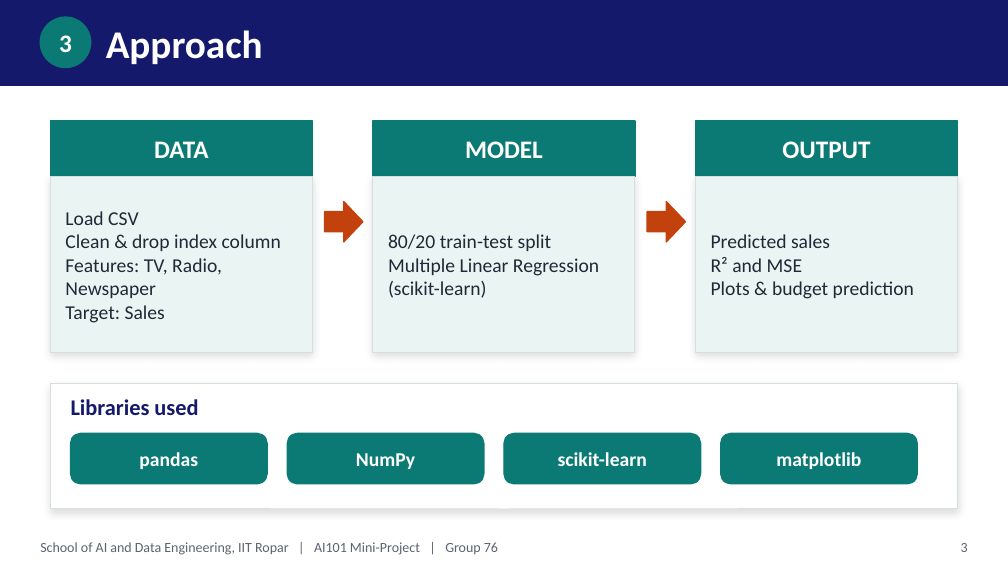
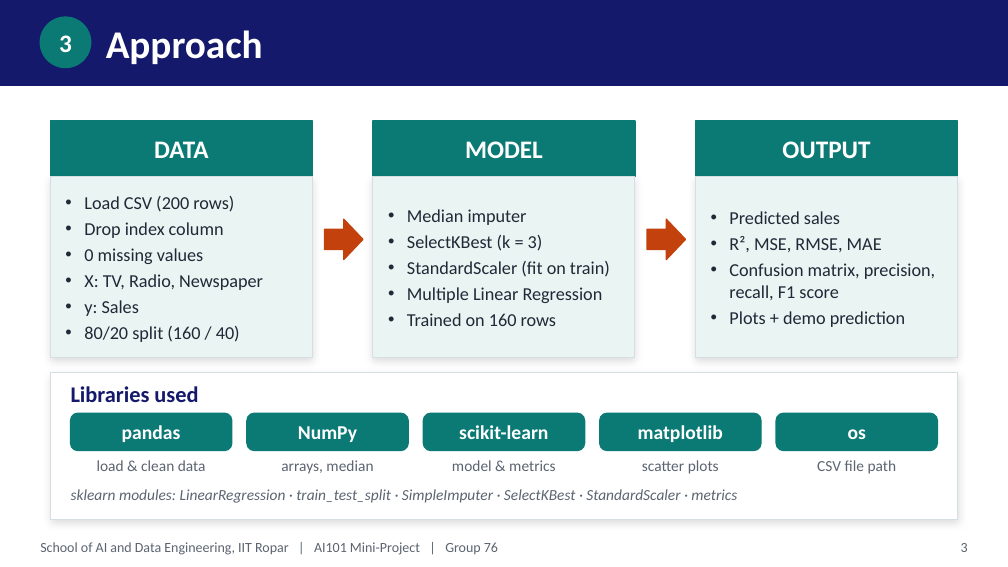
Before and after one commit to 2026aib1092-hash/Mini-Project-Group-76, a slide deck: slide 3 of Group76_Advertising_Sales_Prediction.pptx. Drawn at 1008x567 pixels with LibreOffice and Linux fonts; fonts in the diff are those of the drawing. Boxes give left, top, right and bottom in pixels: in the first picture for what was removed or moved away, otherwise in the second. Text is boxed around its words. In the diff, an @@ line names an element or a change of style, - is before the commit and + after.

```diff
--- a/Group76_Advertising_Sales_Prediction.pptx
+++ b/Group76_Advertising_Sales_Prediction.pptx
@@ rectangle: place and size @@
-rectangle at (50, 176, 312, 353)
+rectangle at (50, 176, 312, 358)
@@ rectangle: place and size @@
-rectangle at (696, 176, 958, 353)
+rectangle at (373, 176, 635, 358)
@@ rectangle: place and size @@
-rectangle at (373, 176, 635, 353)
+rectangle at (696, 176, 958, 358)
@@ text at (84, 196, 263, 342): text changed; size 14 to 13 pt @@
-Load CSV
-Clean & drop index column
-Features: TV, Radio, Newspaper
-Target: Sales
+• Load CSV (200 rows)
+• Drop index column
+• 0 missing values
+• X: TV, Radio, Newspaper
+• y: Sales
+• 80/20 split (160 / 40)
@@ text at (407, 209, 610, 276): text changed; size 14 to 13 pt @@
-80/20 train-test split
+• Median imputer
+• SelectKBest (k = 3)
+• StandardScaler (fit on train)
@@ right arrow: place and size @@
-right arrow at (647, 202, 685, 242)
+right arrow at (325, 219, 363, 259)
@@ right arrow: place and size @@
-right arrow at (325, 202, 363, 242)
+right arrow at (647, 219, 685, 259)
@@ text at (729, 236, 935, 327): text changed; size 14 to 13 pt @@
-R² and MSE
-Plots & budget prediction
+• R², MSE, RMSE, MAE
+• Confusion matrix, precision, recall, F1 score
+• Plots + demo prediction
@@ text at (729, 211, 840, 224): size 14 to 13 pt in "Predicted sales"; bullet none to •; more space between paragraphs @@
@@ text at (407, 287, 603, 303): size 14 to 13 pt in "Multiple Linear Regression"; bullet none to •; more space between paragraphs @@
@@ text at (407, 313, 557, 326): text changed; size 14 to 13 pt @@
-(scikit-learn)
+• Trained on 160 rows
@@ rectangle: place and size @@
-rectangle at (50, 383, 958, 509)
+rectangle at (50, 373, 958, 519)
@@ text "Libraries used": place and size @@
-text "Libraries used" at (71, 399, 198, 415)
+text "Libraries used" at (71, 386, 198, 402)
@@ rounded rectangle "pandas": place and size @@
-rounded rectangle "pandas" at (139, 452, 198, 469)
+rounded rectangle "pandas" at (71, 413, 232, 451)
@@ rounded rectangle "NumPy": place and size @@
-rounded rectangle "NumPy" at (356, 453, 415, 469)
+rounded rectangle "NumPy" at (247, 413, 408, 451)
@@ rounded rectangle "scikit-learn": place and size @@
-rounded rectangle "scikit-learn" at (558, 452, 647, 466)
+rounded rectangle "scikit-learn" at (423, 413, 585, 451)
@@ fill none to #0B7A75; outline none to #0B7A75 1 pt in 4 elements at (71, 413, 232, 451), (247, 413, 408, 451), (423, 413, 585, 451), (600, 413, 761, 451) @@
@@ rounded rectangle "matplotlib": place and size @@
-rounded rectangle "matplotlib" at (776, 452, 861, 469)
+rounded rectangle "matplotlib" at (600, 413, 761, 451)
@@ rounded rectangle added at (776, 413, 937, 451), fill #0B7A75, outline #0B7A75 1 pt, 14 pt, text #FFFFFF, bold @@
+os
@@ rounded rectangle removed at (71, 433, 267, 484) @@
@@ rounded rectangle removed at (287, 433, 484, 484) @@
@@ rounded rectangle removed at (504, 433, 701, 484) @@
@@ rounded rectangle removed at (721, 433, 917, 484) @@
@@ text added at (97, 460, 206, 471), 11 pt, text #5B6470 @@
+load & clean data
@@ text added at (281, 460, 373, 474), 11 pt, text #5B6470 @@
+arrays, median
@@ text added at (452, 460, 556, 471), 11 pt, text #5B6470 @@
+model & metrics
@@ text added at (642, 460, 719, 474), 11 pt, text #5B6470 @@
+scatter plots
@@ text added at (817, 460, 897, 474), 11 pt, text #5B6470 @@
+CSV file path
@@ text added at (71, 489, 737, 503), 11 pt, text #5B6470, italic @@
+sklearn modules: LinearRegression · train_test_split · SimpleImputer · SelectKBest · StandardScaler · metrics
```
Also in this commit, not shown: 2 other slides changed.
